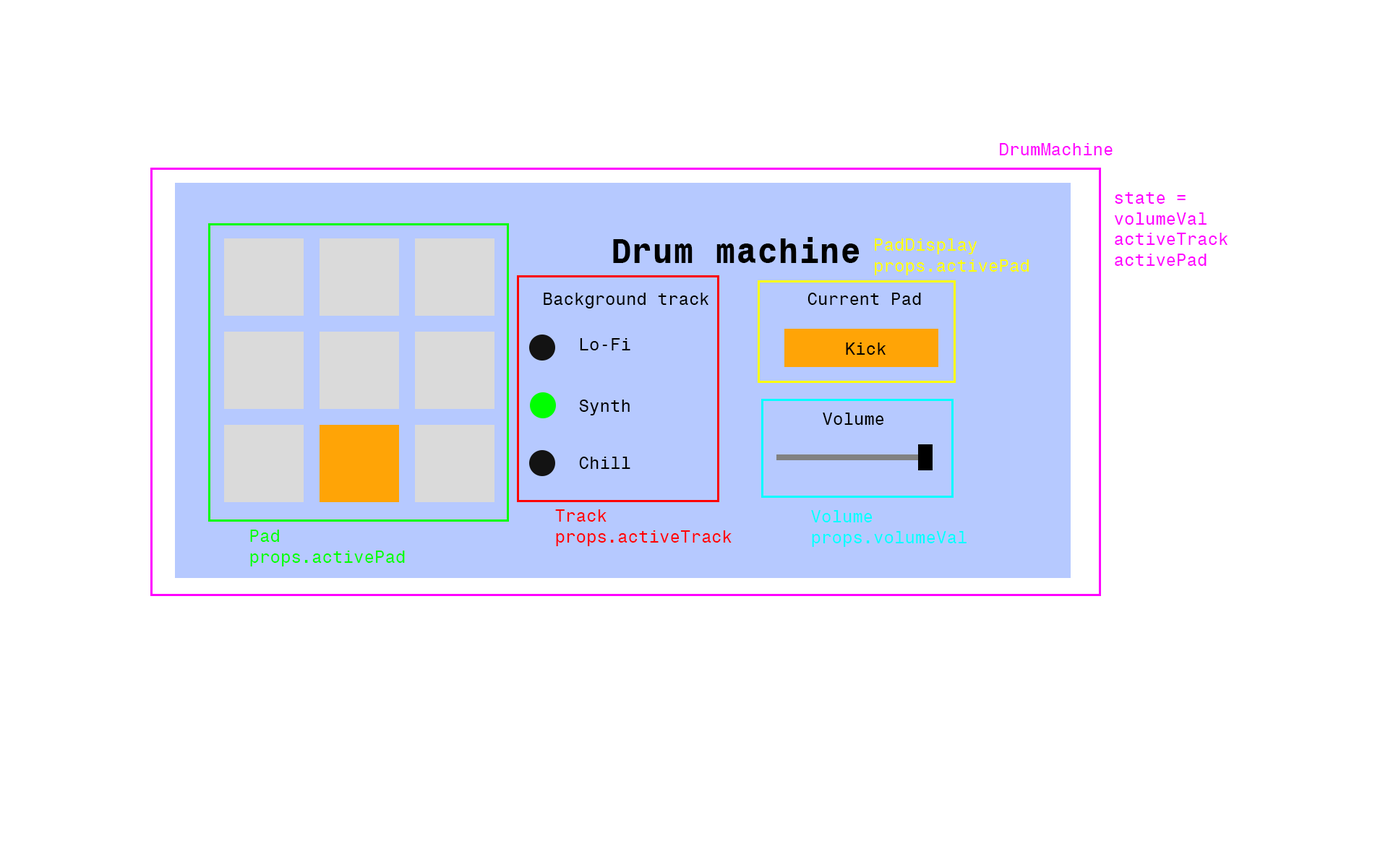
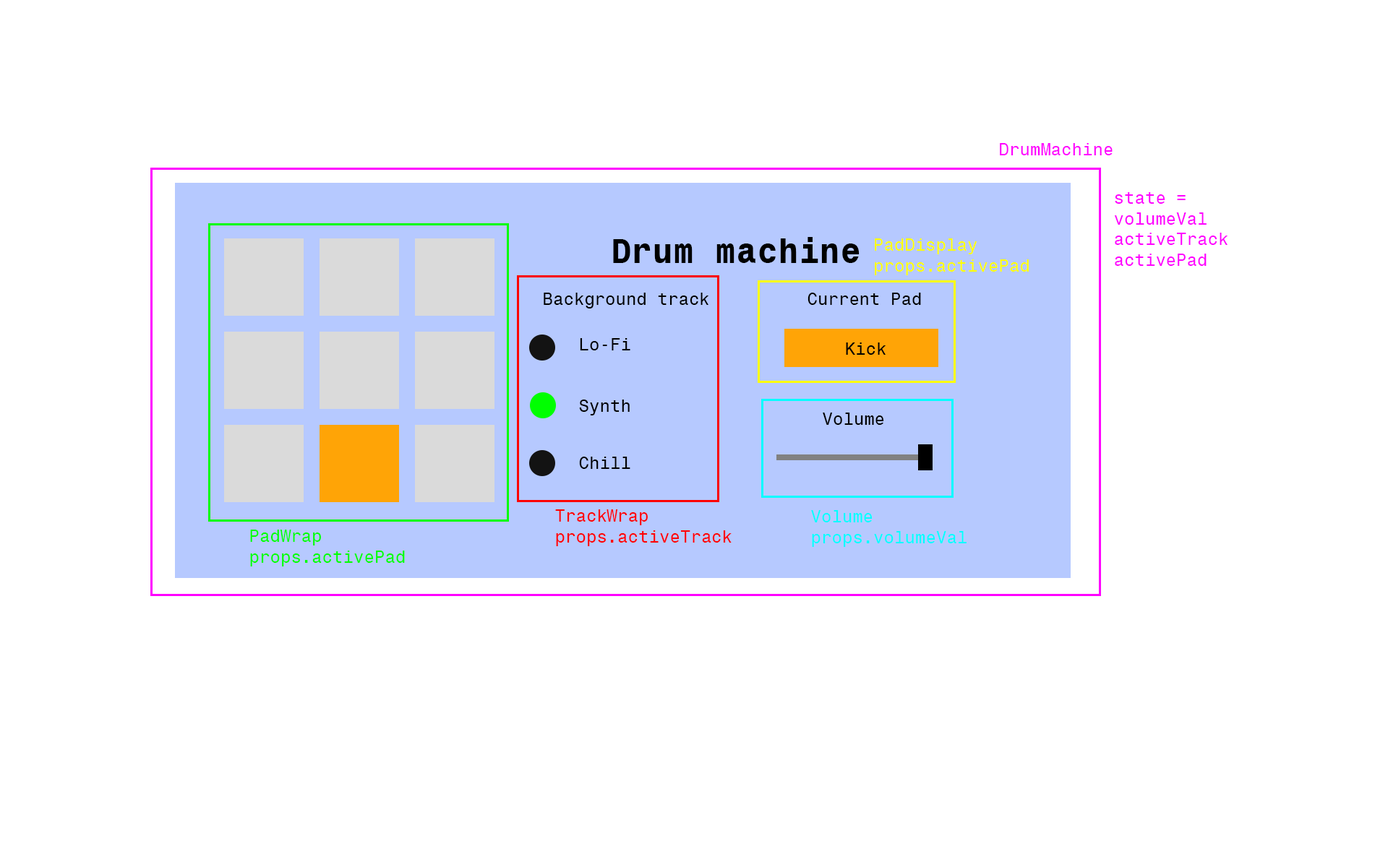
Two versions of the same layered image (1388 × 867). Layer-by-layer changes:
renamed "Track props.activeTrack" to "TrackWrap props.activeTrack", painted on it over [606, 509, 648, 526]
renamed "Pad props.activePad" to "PadWrap props.activePad", painted on it over [279, 529, 321, 546]
